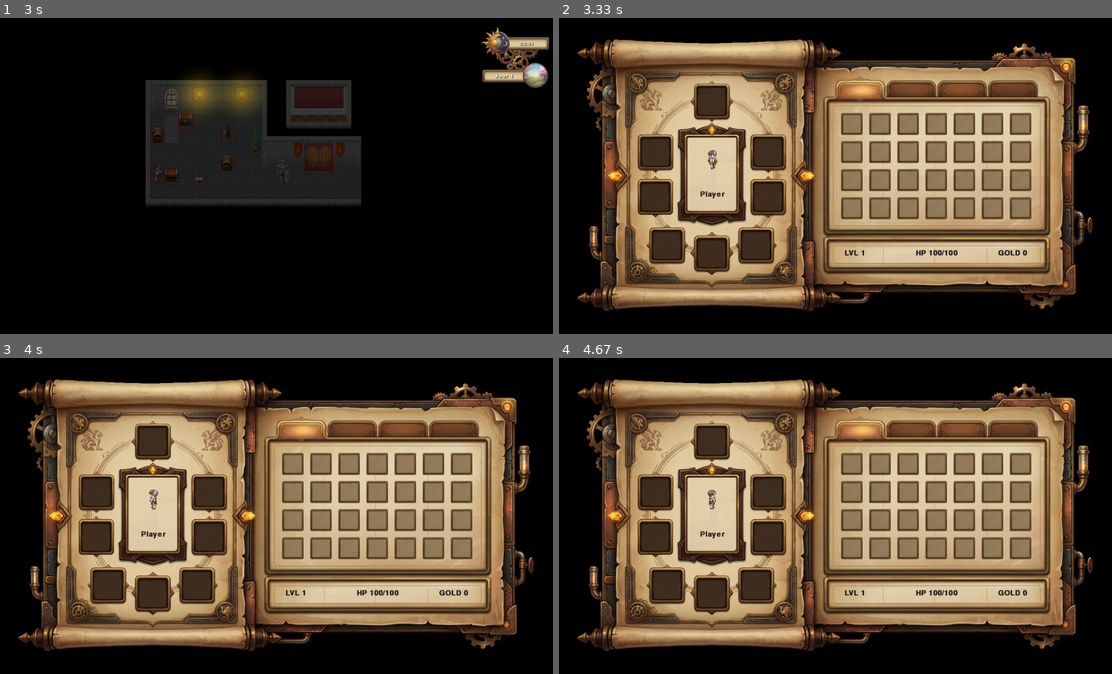
Above: before the commit, frames 1-4 (two rows, left to right).
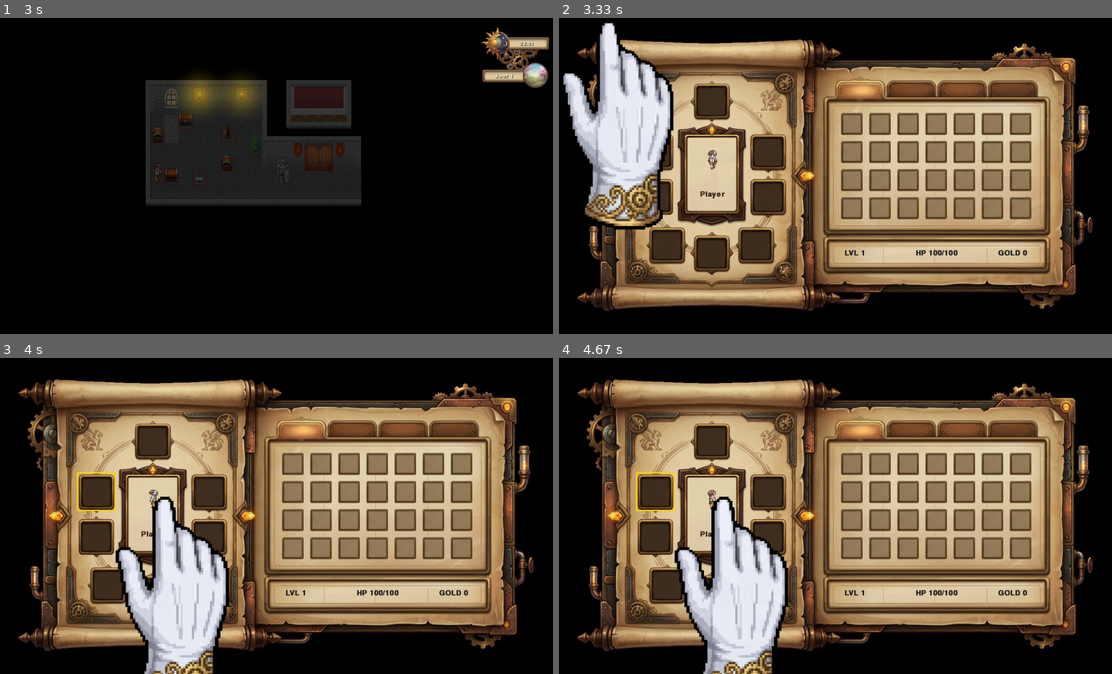
Above: after the commit, the same moments.

Repository: adrien-parasote/game
Game: pygame game, started from src/main.py
Two runs of this game, one before a commit and one after it. Both use one fixed random seed, a clock stepped at 60 frames per second and the inputs below.
Inputs (mouse positions are in pixels of both pictures, inside the frame that each line leads up to):
- Up to frame 1 (3 s): tap E at 0.33, 1.23, 1.53, 1.73, 2.03 s; hold Left 2.17-2.7 s; hold Down from 2.73 s (still down)
- Up to frame 2 (3.33 s): release Down at 3.03 s; tap I at 3.07 s
- Up to frame 3 (4 s): press the mouse at (403, 519) at 3.43 s; move the mouse to (259, 506) at 3.53 s; move the mouse to (110, 497) at 3.63 s; release the mouse at (110, 497) at 3.67 s; hold Left from 3.73 s (still down)
- Up to frame 4 (4.67 s): release Left at 4.13 s; hold Up 4.17-4.53 s; tap E at 4.32 s; hold Right from 4.57 s (still down)

Frame 1 is identical in both runs. In frame 2, 8.1% of the frame differs, in the area x 0-21%, y 1-67%; in frame 3, 7.6%; in frame 4, 7.6%.

Commit message:
feat(ui): implement custom cursor and equipment hover effects
- Add dual-state custom cursor (pointing vs select)
- Hide system cursor when inventory is open
- Add gold border hover effect for equipment slots
- Update inventory spec and tests

Diff:
--- a/src/ui/inventory.py
+++ b/src/ui/inventory.py
@@ -20,6 +20,8 @@
         self.slot_img = self._load_asset("03-inventory_slot.png")
         self.active_tab_img = self._load_asset("02-active_tab.png")
         self.hover_img = self._load_asset("04-inventory_slot_hover.png")
+        self.pointer_img = self._load_asset("05-pointer.png")
+        self.pointer_select_img = self._load_asset("06-pointer_select.png")
 
         # Urbanization: Scale down to fit 1280px screen (1344 -> 1200)
         target_width = 1200
@@ -37,6 +39,10 @@
             (int(self.active_tab_img.get_width() * self.scale_factor), int(self.active_tab_img.get_height() * self.scale_factor)))
         self.hover_img = pygame.transform.smoothscale(self.hover_img,
             (int(self.hover_img.get_width() * self.scale_factor), int(self.hover_img.get_height() * self.scale_factor)))
+        self.pointer_img = pygame.transform.smoothscale(self.pointer_img,
+            (int(self.pointer_img.get_width() * self.scale_factor), int(self.pointer_img.get_height() * self.scale_factor)))
+        self.pointer_select_img = pygame.transform.smoothscale(self.pointer_select_img,
+            (int(self.pointer_select_img.get_width() * self.scale_factor), int(self.pointer_select_img.get_height() * self.scale_factor)))
 
         # UI Layout Constants (Scaled from original 1344x704 coordinates)
         s = self.scale_factor
@@ -95,7 +101,8 @@
 
     def toggle(self):
         self.is_open = not self.is_open
-        pygame.mouse.set_visible(self.is_open)
+        # Custom pointer replaces system cursor
+        pygame.mouse.set_visible(not self.is_open)
         logging.info(f"Inventory {'opened' if self.is_open else 'closed'}")
 
     def set_tab(self, index):
@@ -156,6 +163,14 @@
         """Detect which slot is under the mouse."""
         self.hovered_slot = None
 
+        # Check Equipment Slots
+        for name, pos in self.equipment_slots.items():
+            rect = pygame.Rect(0, 0, self.equip_rect_side, self.equip_rect_side)
+            rect.center = pos
+            if rect.collidepoint(mouse_pos):
+                self.hovered_slot = ("equipment", name)
+                return
+
         # Check Grid Slots (only if Tab 0)
         if self.active_tab == 0:
             for row in range(self.grid_rows):
@@ -222,20 +237,31 @@
         # 6. Draw Hover Highlight
         if self.hovered_slot:
             slot_type, value = self.hovered_slot
-            pos = None
             if slot_type == "equipment":
                 pos = self.equipment_slots[value]
+                rect = pygame.Rect(0, 0, self.equip_rect_side, self.equip_rect_side)
+                rect.center = pos
+                # Gold border (brightening effect)
+                pygame.draw.rect(screen, (255, 215, 0), rect, 3)
             elif slot_type == "grid":
                 row = value // self.grid_cols
                 col = value % self.grid_cols
                 pos = (self.grid_start[0] + (col * self.grid_spacing_x),
                        self.grid_start[1] + (row * self.grid_spacing_y))
-
-            if pos:
                 hover_rect = self.hover_img.get_rect(center=pos)
                 screen.blit(self.hover_img, hover_rect)
 
-        # 7. Draw Stats (Info Zone - Bottom Right)
+        # 7. Draw Custom Cursor (Always on top)
+        mouse_pos = pygame.mouse.get_pos()
+        if pygame.mouse.get_pressed()[0]:
+            cursor_img = self.pointer_select_img
+        else:
+            cursor_img = self.pointer_img
+
+        # Offset cursor slightly so tip is at mouse position
+        screen.blit(cursor_img, mouse_pos)
+
+        # 8. Draw Stats (Info Zone - Bottom Right)
         self._draw_stats(screen)
 
     def _draw_stats(self, screen):
--- a/tests/test_inventory.py
+++ b/tests/test_inventory.py
@@ -140,7 +140,7 @@
 
 # NEW: Hover detection
 def test_inventory_hover_detection():
-    """Verify that hovered_slot updates correctly based on mouse position (grid only)."""
+    """Verify that hovered_slot updates correctly based on mouse position."""
     from src.ui.inventory import InventoryUI
     player = Player((0, 0))
     inv = InventoryUI(player)
@@ -150,10 +150,10 @@
     assert hasattr(inv, 'hovered_slot')
     assert inv.hovered_slot is None
 
-    # 1. Test Equipment Hover (Should be None now)
+    # 1. Test Equipment Hover (HEAD) - RE-ENABLED
     head_pos = inv.equipment_slots["HEAD"]
     inv.update_hover(head_pos)
-    assert inv.hovered_slot is None
+    assert inv.hovered_slot == ("equipment", "HEAD")
 
     # 2. Test Grid Hover (Slot 0)
     grid_pos = inv.grid_start
@@ -172,3 +172,12 @@
     inv = InventoryUI(player)
     assert hasattr(inv, 'equip_rect_side')
     assert inv.equip_rect_side > inv.slot_img.get_width()
+
+# NEW: Cursor assets
+def test_inventory_cursor_assets():
+    """Verify cursor images are loaded."""
+    from src.ui.inventory import InventoryUI
+    player = Player((0, 0))
+    inv = InventoryUI(player)
+    assert hasattr(inv, 'pointer_img')
+    assert hasattr(inv, 'pointer_select_img')
Binary file added: assets/images/ui/05-pointer.png
Binary file added: assets/images/ui/06-pointer_select.png
Not shown, changed: docs/specs/inventory-spec.md
